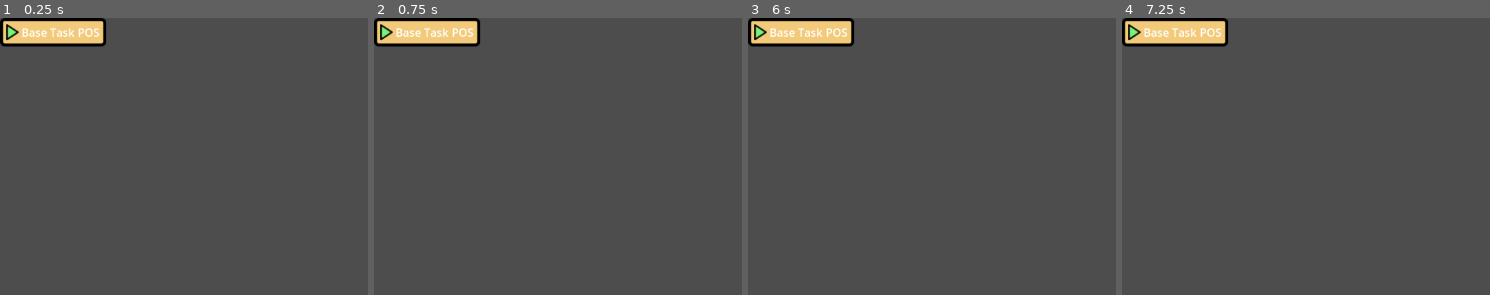
Above: before the commit, frames 1-4 (left to right).
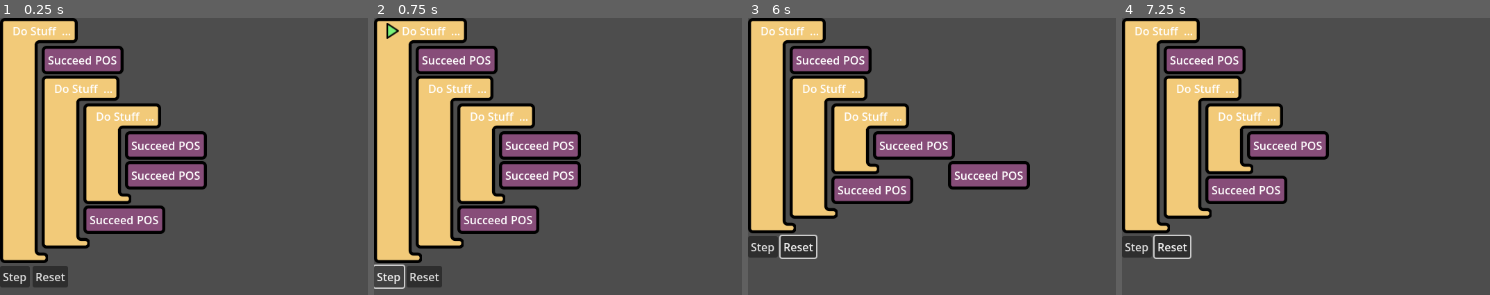
Above: after the commit, the same moments.

Repository: tefla/SpecialCirumstances
Game: Godot game, scene res://TaskTest.tscn
Same seed, same stepped clock (60 frames per second), same inputs: the game is played once before the commit and once after it.
Inputs (mouse positions are in pixels of both pictures, inside the frame that each line leads up to):
- Up to frame 1 (0.25 s): no input
- Up to frame 2 (0.75 s): click (388, 275) at 0.5 s, where only the run after the commit has a clickable "Step"
- Up to frame 3 (6 s): click (799, 275) at 1.25 s, where only the run after the commit has a clickable "Reset"; move the mouse to (outside the picture) at 2.02 s; press the mouse at (outside the picture) at 2.03 s; hold D (RightKey) 2.03-2.75 s; release the mouse at (outside the picture) at 2.75 s; drag from (987, 264) to (outside the picture) at 2.77 s; move the mouse to (outside the picture) at 3.52 s; hold D (RightKey) 3.53-4.25 s; tap 2 (MouseModeSingle) at 3.6 s; drag from (outside the picture) to (906, 175) at 4.27 s; move the mouse to (outside the picture) at 5.02 s; hold A (LeftKey) 5.03-5.75 s; tap Mouse wheel down (ZoomOut) at 5.1 s; drag from (906, 175) to (1027, 131) at 5.77 s
- Up to frame 4 (7.25 s): move the mouse to (outside the picture) at 6.52 s; hold S (DownKey) from 6.53 s (still down); tap U at 6.6 s; click (outside the picture) at 6.67 s

The runs differ from the first frame. In frame 1, 32% of the frame differs, in the area x 0-57%, y 0-98%; in frame 2, 32%; in frame 3, 29%; in frame 4, 27%.

Commit message:
more changes

Diff:
--- a/Game.tscn
+++ b/Game.tscn
@@ -1,28 +1,11 @@
-[gd_scene load_steps=17 format=3 uid="uid://eyjao2ky0fku"]
+[gd_scene load_steps=8 format=3 uid="uid://eyjao2ky0fku"]
 
 [ext_resource type="PackedScene" uid="uid://cr2bsr17fewrr" path="res://Unit/UI/InfoPanel.tscn" id="1_autge"]
 [ext_resource type="Script" path="res://Game.gd" id="1_mjcl4"]
 [ext_resource type="Script" path="res://Camera2D.gd" id="2_0hcwk"]
 [ext_resource type="PackedScene" uid="uid://2exh5qya8ayq" path="res://Unit/UI/Toolbar.tscn" id="2_5tslf"]
 [ext_resource type="PackedScene" uid="uid://cy30xxeibl4ms" path="res://Unit/Unit.tscn" id="5_gj66s"]
-[ext_resource type="Script" path="res://Unit/CPUComponent.gd" id="6_ekkr6"]
-[ext_resource type="Script" path="res://Unit/Component.gd" id="6_wrhhl"]
-[ext_resource type="Script" path="res://Unit/MemoryComponent.gd" id="8_alifk"]
-[ext_resource type="Script" path="res://Unit/MotorComponent.gd" id="9_pe4na"]
 [ext_resource type="PackedScene" uid="uid://bh7w2p2iryckw" path="res://Map/Tree.tscn" id="10_3agf8"]
-[ext_resource type="Script" path="res://Unit/ScannerComponent.gd" id="10_qjv8c"]
-
-[sub_resource type="Resource" id="Resource_wmckq"]
-script = ExtResource("6_ekkr6")
-
-[sub_resource type="Resource" id="Resource_j3kyc"]
-script = ExtResource("8_alifk")
-
-[sub_resource type="Resource" id="Resource_utdx6"]
-script = ExtResource("9_pe4na")
-
-[sub_resource type="Resource" id="Resource_bjud5"]
-script = ExtResource("10_qjv8c")
 
 [sub_resource type="NavigationPolygon" id="NavigationPolygon_488gv"]
 vertices = PackedVector2Array(2625.94, 987.93, -1774.35, 961.047, -1856.64, -1353.05, 2613.05, -1377.94)
@@ -54,7 +37,6 @@
 
 [node name="Unit" parent="." instance=ExtResource("5_gj66s")]
 position = Vector2(-135, 0)
-components = Array[ExtResource("6_wrhhl")]([SubResource("Resource_wmckq"), SubResource("Resource_j3kyc"), SubResource("Resource_utdx6"), SubResource("Resource_bjud5")])
 
 [node name="NavigationRegion2D" type="NavigationRegion2D" parent="."]
 navigation_polygon = SubResource("NavigationPolygon_488gv")
--- a/TaskTest.gd
+++ b/TaskTest.gd
@@ -5,12 +5,18 @@
 func _ready() -> void:
 	task.tree = task
 	var ui = task.get_block()
-	$TaskList.add_child(ui)
+	%TaskList.add_child(ui)
 	task.start()
 
 # Called every frame. 'delta' is the elapsed time since the previous frame.
 func _process(delta: float) -> void:
 	#if task.status not in [task.FAILED, task.CANCELLED, task.SUCCEEDED]:
-	print(task.status)
+	pass
+
+
+func _on_step_pressed() -> void:
 	task.run()
-	print(task.status)
+
+
+func _on_reset_pressed() -> void:
+	task.start() # Replace with function body.
--- a/TaskTest.tscn
+++ b/TaskTest.tscn
@@ -1,36 +1,68 @@
-[gd_scene load_steps=11 format=3 uid="uid://3n7ipgfj5xvh"]
+[gd_scene load_steps=13 format=3 uid="uid://dm86x8xoiagr"]
 
 [ext_resource type="Script" path="res://TaskTest.gd" id="1_t3p00"]
 [ext_resource type="Script" path="res://Tasks/Task.gd" id="2_o3aat"]
 [ext_resource type="Script" path="res://Tasks/TaskProperty.gd" id="3_s5atu"]
 [ext_resource type="Script" path="res://Tasks/LeafTasks/Succeed.gd" id="4_74auw"]
 [ext_resource type="Script" path="res://Tasks/Sequence.gd" id="6_avs1s"]
-[ext_resource type="Script" path="res://Tasks/UntilSuccess.gd" id="6_q6lj6"]
 
-[sub_resource type="Resource" id="Resource_xtl8c"]
+[sub_resource type="Resource" id="Resource_wf1jk"]
 script = ExtResource("4_74auw")
 default_properties = Array[ExtResource("3_s5atu")]([])
 children = Array[ExtResource("2_o3aat")]([])
 
-[sub_resource type="Resource" id="Resource_jsqlc"]
+[sub_resource type="Resource" id="Resource_egjcn"]
 script = ExtResource("4_74auw")
 default_properties = Array[ExtResource("3_s5atu")]([])
 children = Array[ExtResource("2_o3aat")]([])
 
-[sub_resource type="Resource" id="Resource_5rh7u"]
+[sub_resource type="Resource" id="Resource_i7j1v"]
+script = ExtResource("4_74auw")
+default_properties = Array[ExtResource("3_s5atu")]([])
+children = Array[ExtResource("2_o3aat")]([])
+
+[sub_resource type="Resource" id="Resource_wg3ne"]
 script = ExtResource("6_avs1s")
 default_properties = Array[ExtResource("3_s5atu")]([])
-children = Array[ExtResource("2_o3aat")]([SubResource("Resource_xtl8c"), SubResource("Resource_jsqlc")])
+children = Array[ExtResource("2_o3aat")]([SubResource("Resource_egjcn"), SubResource("Resource_i7j1v")])
 
-[sub_resource type="Resource" id="Resource_su4vd"]
-script = ExtResource("6_q6lj6")
+[sub_resource type="Resource" id="Resource_k0ul3"]
+script = ExtResource("4_74auw")
 default_properties = Array[ExtResource("3_s5atu")]([])
-children = Array[ExtResource("2_o3aat")]([SubResource("Resource_5rh7u")])
+children = Array[ExtResource("2_o3aat")]([])
+
+[sub_resource type="Resource" id="Resource_5espr"]
+script = ExtResource("6_avs1s")
+default_properties = Array[ExtResource("3_s5atu")]([])
+children = Array[ExtResource("2_o3aat")]([SubResource("Resource_wg3ne"), SubResource("Resource_k0ul3")])
+
+[sub_resource type="Resource" id="Resource_eeb7q"]
+script = ExtResource("6_avs1s")
+default_properties = Array[ExtResource("3_s5atu")]([])
+children = Array[ExtResource("2_o3aat")]([SubResource("Resource_wf1jk"), SubResource("Resource_5espr")])
 
 [node name="TaskTest" type="Node2D"]
 script = ExtResource("1_t3p00")
-task = SubResource("Resource_su4vd")
+task = SubResource("Resource_eeb7q")
 
-[node name="TaskList" type="VBoxContainer" parent="."]
+[node name="VBoxContainer" type="VBoxContainer" parent="."]
 offset_right = 40.0
 offset_bottom = 40.0
+
+[node name="TaskList" type="VBoxContainer" parent="VBoxContainer"]
+unique_name_in_owner = true
+layout_mode = 2
+
+[node name="HBoxContainer" type="HBoxContainer" parent="VBoxContainer"]
+layout_mode = 2
+
+[node name="Step" type="Button" parent="VBoxContainer/HBoxContainer"]
+layout_mode = 2
+text = "Step"
+
+[node name="Reset" type="Button" parent="VBoxContainer/HBoxContainer"]
+layout_mode = 2
+text = "Reset"
+
+[connection signal="pressed" from="VBoxContainer/HBoxContainer/Step" to="." method="_on_step_pressed"]
+[connection signal="pressed" from="VBoxContainer/HBoxContainer/Reset" to="." method="_on_reset_pressed"]
--- a/Tasks/Blocks/BlockFunction.tscn
+++ b/Tasks/Blocks/BlockFunction.tscn
@@ -26,6 +26,8 @@
 layout_mode = 2
 
 [node name="Status" type="PanelContainer" parent="MarginContainer2/HBoxContainer"]
+unique_name_in_owner = true
+visible = false
 custom_minimum_size = Vector2(18, 0)
 layout_mode = 2
 size_flags_horizontal = 0
--- a/Tasks/Blocks/BlockStatement.tscn
+++ b/Tasks/Blocks/BlockStatement.tscn
@@ -32,6 +32,8 @@
 layout_mode = 2
 
 [node name="Status" type="PanelContainer" parent="MarginContainer2/HBoxContainer"]
+unique_name_in_owner = true
+visible = false
 custom_minimum_size = Vector2(18, 0)
 layout_mode = 2
 size_flags_horizontal = 0
--- a/Tasks/Blocks/function_block.gd
+++ b/Tasks/Blocks/function_block.gd
@@ -9,3 +9,5 @@
 func set_task(task: Task):
 	_task = task
 	%Name.text = _task.name
+func _process(delta: float) -> void:
+	%Status.visible = _task.status == Task.RUNNING
--- a/Tasks/Blocks/statement_block.gd
+++ b/Tasks/Blocks/statement_block.gd
@@ -10,3 +10,6 @@
 	_task = task
 	for sub_task in _task.children:
 		add_child_block(sub_task.get_block())
+
+func _process(delta: float) -> void:
+	%Status.visible = _task.status == Task.RUNNING
--- a/Tasks/LeafTasks/Succeed.gd
+++ b/Tasks/LeafTasks/Succeed.gd
@@ -2,8 +2,10 @@
 
 class_name Succeed
 
-
 func _init() -> void:
 	name = "Succeed"
 func run():
-	success()
+	if status == FRESH:
+		running()
+	else:
+		success()
--- a/Tasks/Sequence.gd
+++ b/Tasks/Sequence.gd
@@ -12,9 +12,10 @@
 	canHaveChildren = true
 
 func run():
-	if status in [FRESH, RUNNING]:
+	if status == FRESH:
+		running()
+	elif status == RUNNING:
 		children[current_child].run()
-		running()
 
 func child_success():
 	current_child += 1
--- a/Tasks/UntilSuccess.gd
+++ b/Tasks/UntilSuccess.gd
@@ -3,6 +3,10 @@
 # Only reports a success
 
 class_name UntilSuccess
+func _init() -> void:
+	block = preload("Blocks/BlockStatement.tscn")
+	name = "UntilSuccess"
+	canHaveChildren = true
 
 func run():
 	children[0].run()
--- a/Unit/UI/function.tres
+++ b/Unit/UI/function.tres
@@ -9,3 +9,4 @@
 texture_margin_right = 9.0
 texture_margin_bottom = 9.0
 region_rect = Rect2(0, 0, 154, 54)
+modulate_color = Color(0.55907, 0.381679, 1, 1)
Not shown, changed: export_presets.cfg
Binary file added: web-export/game.apple-touch-icon.png
Binary file added: web-export/game.icon.png
Binary file added: web-export/game.png
Not shown, added: web-export/game.audio.worklet.js
Not shown, added: web-export/game.html
Not shown, added: web-export/game.js
Not shown, added: web-export/game.pck
Not shown, added: web-export/game.wasm
